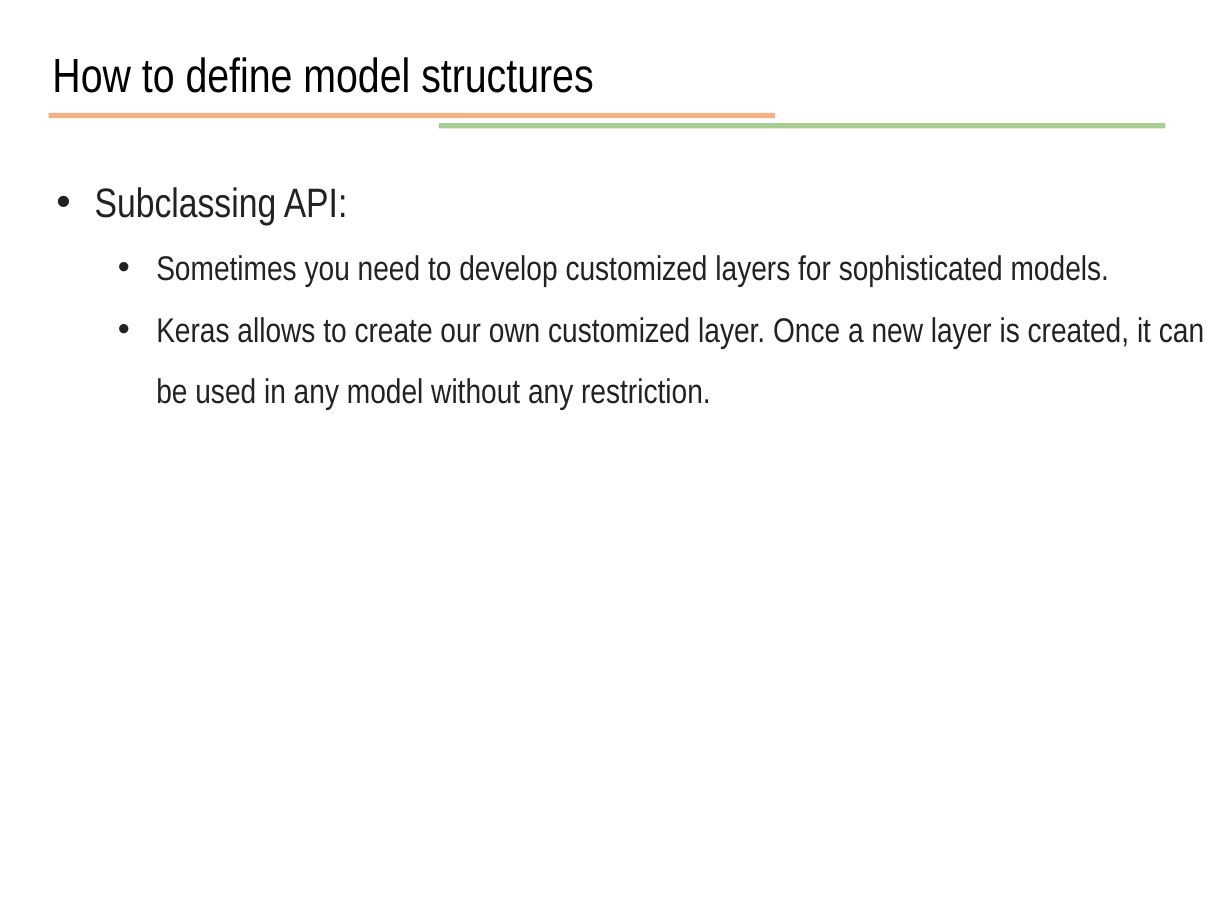
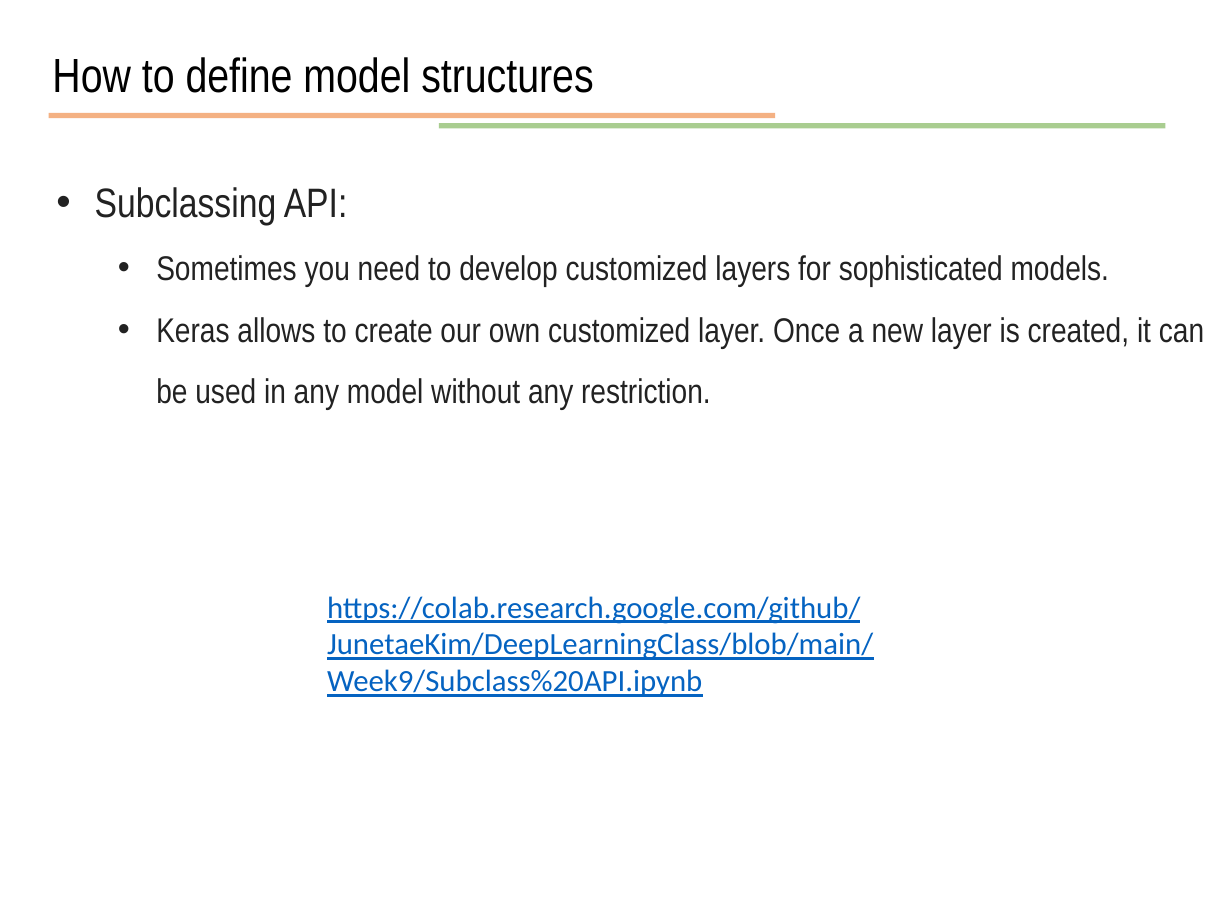
Before and after one commit to JunetaeKim/DeepLearningClass, a slide deck: slide 41 of Week9/week9 Introduction to tensorflow.pptx. Drawn at 1232x924 pixels with LibreOffice and Linux fonts; fonts in the diff are those of the drawing. Boxes give left, top, right and bottom in pixels: in the first picture for what was removed or moved away, otherwise in the second. Text is boxed around its words. In the diff, an @@ line names an element or a change of style, - is before the commit and + after.

Commit message:
revised

```diff
--- a/Week9/week9 Introduction to tensorflow.pptx
+++ b/Week9/week9 Introduction to tensorflow.pptx
@@ text added at <box>327,596,873,697</box>, 18 pt, text #0563C1, underline @@
+https://colab.research.google.com/github/JunetaeKim/DeepLearningClass/blob/main/Week9/Subclass%20API.ipynb
```
